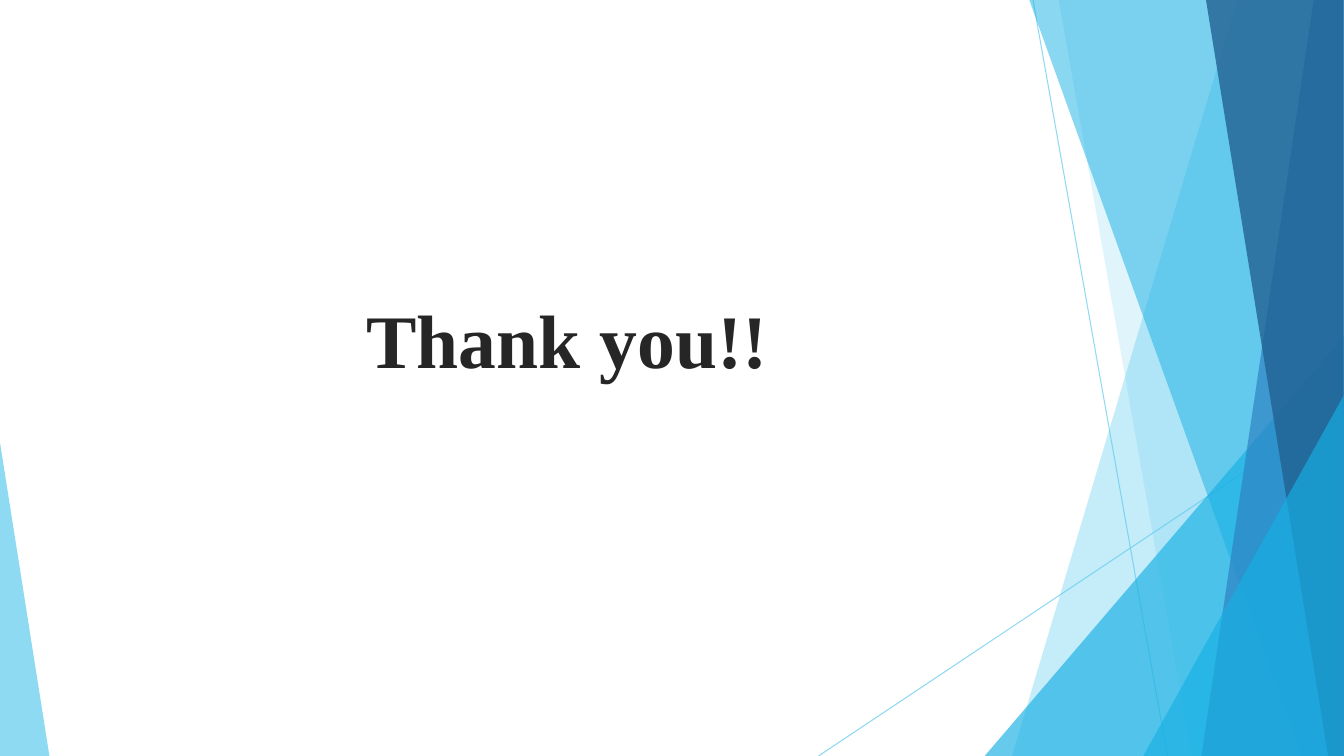
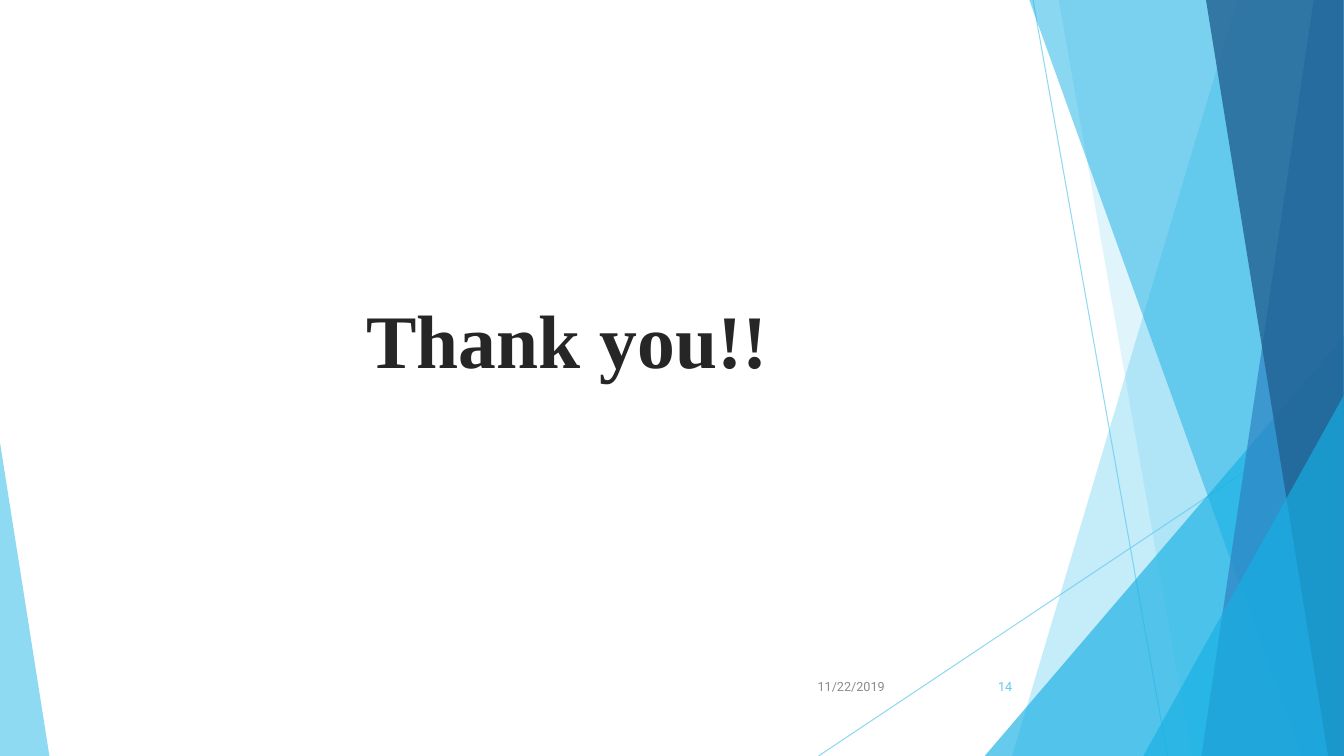
Before and after one commit to KojuOrg/E-Mart-Document, a slide deck: slide 14 of Proposal/Presentation/ProposalSlide.pptx. Drawn at 1344x756 pixels with LibreOffice and Linux fonts; fonts in the diff are those of the drawing. Boxes give left, top, right and bottom in pixels: in the first picture for what was removed or moved away, otherwise in the second. Text is boxed around its words. In the diff, an @@ line names an element or a change of style, - is before the commit and + after.

```diff
--- a/Proposal/Presentation/ProposalSlide.pptx
+++ b/Proposal/Presentation/ProposalSlide.pptx
@@ text added at box(818, 682, 885, 692), 9 pt, text #8C8C8C @@
+11/22/2019
@@ page number added at box(998, 682, 1012, 691), 9 pt, text #5FCBEF @@
+14
```
Also in this commit, not shown: 13 other slides changed, 1 other file.
